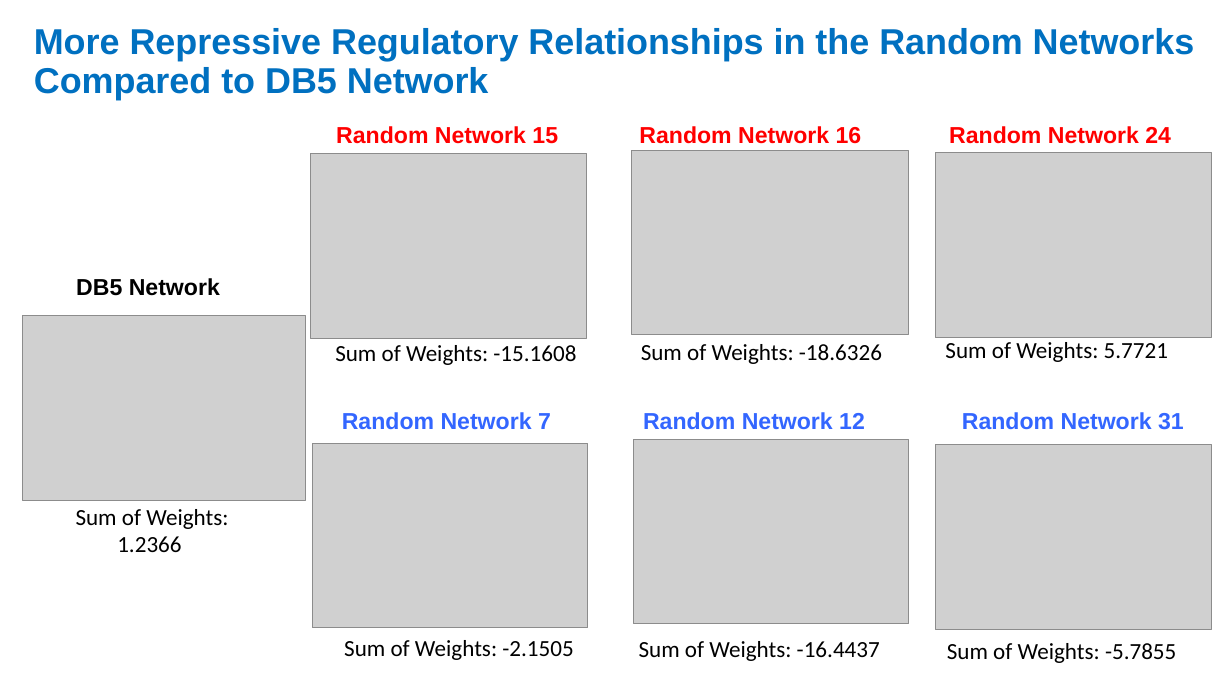
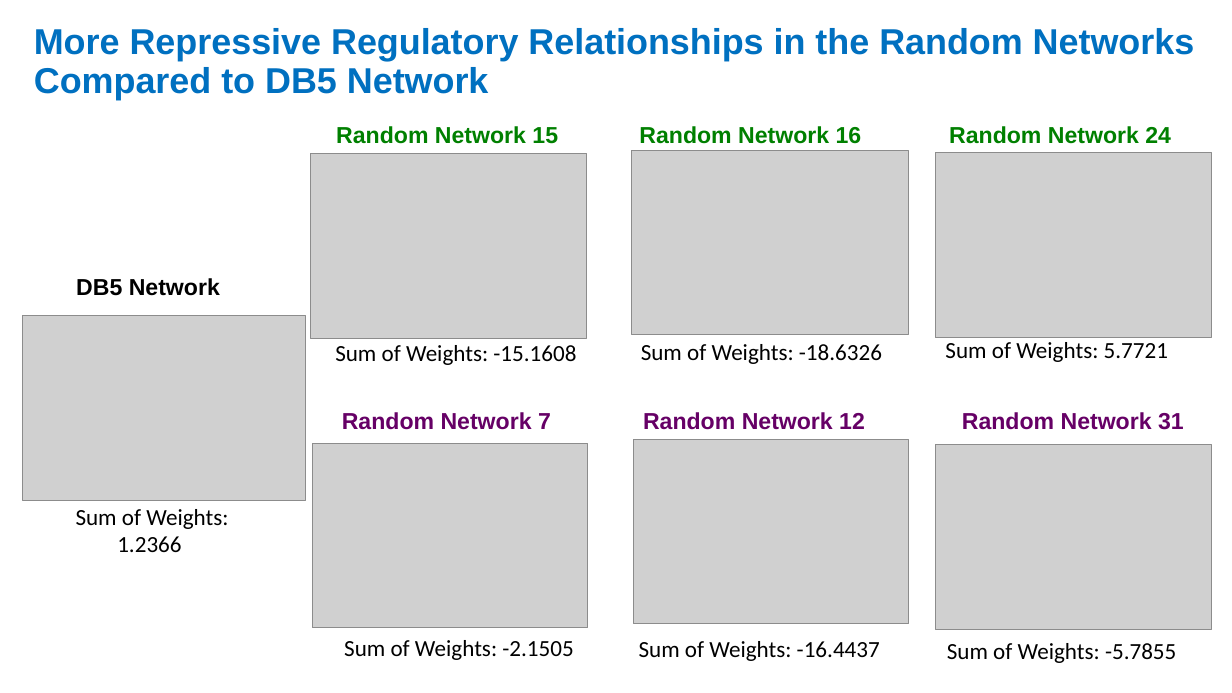
Before and after one commit to kdahlquist/GRNmap, a slide deck: slide 22 of documents/presentations/LMUURS17_NEW.pptx. Drawn at 1232x693 pixels with LibreOffice and Linux fonts; fonts in the diff are those of the drawing; grey boxes stand for pictures. Boxes give left, top, right and bottom in pixels: in the first picture for what was removed or moved away, otherwise in the second. Text is boxed around its words. In the diff, an @@ line names an element or a change of style, - is before the commit and + after.

Commit message:
Only need to edit one slide
Edit generation of random network slides

```diff
--- a/documents/presentations/LMUURS17_NEW.pptx
+++ b/documents/presentations/LMUURS17_NEW.pptx
@@ text colour #FF0000 to #008000 in 3 elements at [336,126,558,144], [639,126,862,144], [949,126,1171,144] @@
@@ text colour #3366FF to #660066 in 3 elements at [342,412,551,430], [643,412,865,430], [962,412,1184,430] @@
```
Also in this commit, not shown: 4 other slides changed, 2 slides added.
